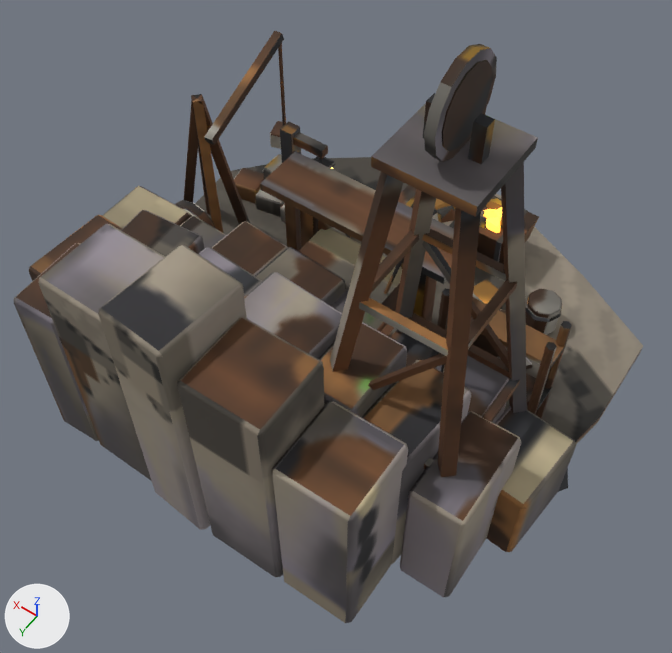
What one commit did to the glTF model game/assets/models/mine.glb.
One viewpoint serves both versions: a camera (50 mm lens) standing at (-0.722, 1.022, 1.694) and looking at (-0.093, 0.141, 0.311). The lights are fixed; the arrows at lower left show +X, +Y and +Z. The picture after the commit comes second. Vertices at exactly the same position are counted once.

The first picture shows 'mine'.
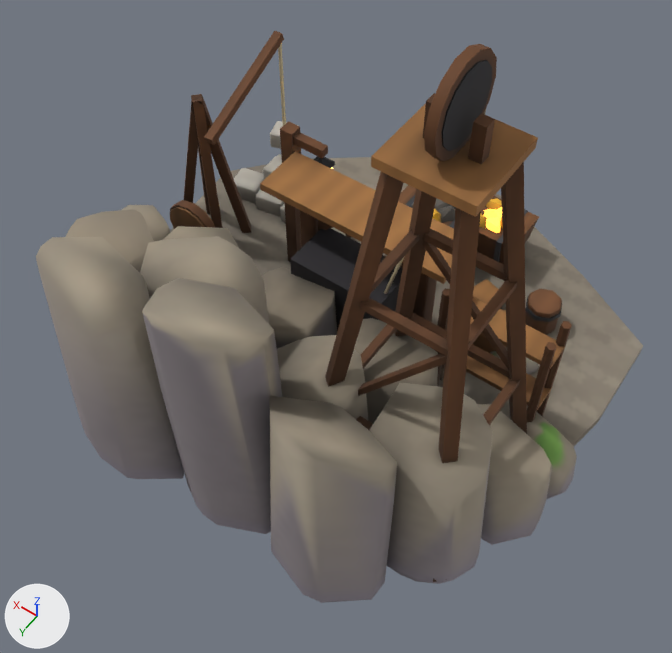
Pixel boxes [x1, y1, x2, y2] of what changed, in the pictures (672 x 653 px):
'mine', reshaped: before [14, 31, 643, 623]; after [36, 31, 643, 603]
part 1 of me_mine, rebuilt (6% shorter): before [272, 401, 408, 623]; after [269, 395, 397, 603]
part 2 of me_mine, rebuilt (10% shorter): before [319, 322, 407, 417]; after [277, 335, 368, 420]
part 3 of me_mine, rebuilt: before [487, 406, 576, 552]; after [477, 404, 552, 545]
part 4 of me_mine, rebuilt: before [177, 318, 324, 577]; after [142, 278, 282, 534]
part 5 of me_mine, rebuilt: before [180, 216, 226, 248]; after [163, 226, 239, 248]
part 6 of me_mine, rebuilt: before [199, 247, 262, 297]; after [140, 236, 269, 324]
part 7 of me_mine, rebuilt: before [102, 186, 191, 229]; after [122, 205, 171, 242]
part 8 of me_mine, rebuilt: before [390, 331, 439, 367]; after [354, 318, 438, 424]
part 9 of me_mine, rebuilt: before [39, 224, 165, 480]; after [36, 237, 184, 479]
part 10 of me_mine, rebuilt (9% taller): before [400, 411, 521, 597]; after [369, 382, 493, 584]
part 11 of me_mine, rebuilt: before [29, 215, 122, 281]; after [66, 209, 154, 272]
part 12 of me_mine, rebuilt: before [255, 247, 345, 306]; after [262, 267, 337, 349]
part 13 of me_mine, rebuilt (mostly hidden before): before [558, 468, 568, 492]; after [509, 412, 577, 499]
part 14 of me_mine, rebuilt (mostly hidden): before [497, 348, 532, 369]; after [490, 347, 538, 374]
part 15 of me_mine, deleted: before [14, 243, 99, 441]
part 16 of me_mine, deleted: before [362, 360, 471, 564]
part 17 of me_mine, deleted: before [98, 210, 509, 530]
part 18 of me_mine, surface changed: before [175, 31, 621, 477]; after [170, 31, 621, 582]

What the commit changed:
me_mine is used by ob_mine; location (0.0, -0.12, 0.0).
me_mine had 1882 vertices, 3252 faces and spanned x -0.573..0.585, y -0.525..0.635, z -0.04..1.013.
me_mine now has 1851 vertices, 3061 faces and spans x -0.575..0.586, y -0.525..0.629, z -0.04..1.013.
me_mine part 1: the loose piece of 24 vertices spanning x -0.379..-0.222, y 0.457..0.624, z 0.0..0.427 is rebuilt with 32 vertices and now spans x -0.383..-0.143, y 0.428..0.618, z -0.01..0.501.
me_mine part 2: the loose piece of 24 vertices spanning x -0.267..-0.153, y 0.287..0.458, z 0.0..0.413 is rebuilt with 36 vertices and now spans x -0.256..-0.008, y 0.301..0.49, z -0.01..0.398.
me_mine part 3: the loose piece of 24 vertices spanning x -0.565..-0.408, y 0.133..0.329, z 0.0..0.196 is rebuilt with 37 vertices and now spans x -0.567..-0.297, y 0.135..0.332, z -0.01..0.204.
me_mine part 4: the loose piece of 24 vertices spanning x -0.22..-0.05, y 0.462..0.629, z 0.0..0.527 is rebuilt with 38 vertices and now spans x -0.157..0.08, y 0.437..0.602, z -0.01..0.599.
me_mine part 5: the loose piece of 24 vertices spanning x 0.261..0.398, y 0.131..0.328, z 0.0..0.226 is rebuilt with 28 vertices and now spans x 0.176..0.412, y 0.118..0.318, z -0.01..0.228.
me_mine part 6: the loose piece of 24 vertices spanning x 0.027..0.193, y 0.297..0.5, z 0.0..0.402 is rebuilt with 34 vertices and now spans x -0.024..0.284, y 0.286..0.477, z -0.01..0.45.
me_mine part 7: the loose piece of 24 vertices spanning x 0.397..0.558, y 0.125..0.308, z 0.0..0.219 is rebuilt with 38 vertices and now spans x 0.408..0.562, y 0.122..0.324, z -0.01..0.203.
me_mine part 8: the loose piece of 24 vertices spanning x -0.265..-0.147, y 0.113..0.324, z 0.0..0.254 is rebuilt with 36 vertices and now spans x -0.311..-0.05, y 0.127..0.322, z -0.01..0.275.
me_mine part 9: the loose piece of 24 vertices spanning x 0.098..0.27, y 0.442..0.611, z 0.0..0.533 is rebuilt with 36 vertices and now spans x 0.078..0.378, y 0.447..0.629, z -0.01..0.516.
me_mine part 10: the loose piece of 24 vertices spanning x -0.5..-0.388, y 0.27..0.477, z 0.0..0.312 is rebuilt with 32 vertices and now spans x -0.507..-0.255, y 0.278..0.478, z -0.01..0.354.
me_mine part 11: the loose piece of 24 vertices spanning x 0.341..0.502, y 0.297..0.5, z 0.0..0.304 is rebuilt with 36 vertices and now spans x 0.274..0.504, y 0.266..0.481, z -0.01..0.335.
me_mine part 12: the loose piece of 24 vertices spanning x -0.031..0.134, y 0.126..0.329, z 0.0..0.287 is rebuilt with 36 vertices and now spans x -0.045..0.183, y 0.115..0.326, z -0.01..0.259.
me_mine part 13: the loose piece of 17 vertices spanning x -0.573..-0.381, y 0.039..0.2, z -0.04..0.1 is rebuilt with 28 vertices and now spans x -0.575..-0.38, y 0.03..0.21, z -0.02..0.11.
me_mine part 14: the loose piece of 16 vertices spanning x -0.386..-0.273, y -0.125..-0.038, z -0.04..0.035 is rebuilt with 22 vertices and now spans x -0.39..-0.272, y -0.13..-0.031, z -0.02..0.05.
me_mine part 15: the loose piece of 24 vertices spanning x 0.268..0.382, y 0.434..0.612, z 0.0..0.41 is deleted.
me_mine part 16: the loose piece of 24 vertices spanning x -0.394..-0.262, y 0.27..0.482, z 0.0..0.377 is deleted.
me_mine part 17: 144 vertices removed from x -0.413..0.347, y 0.11..0.635, z 0.0..0.588.
me_mine part 18: 2138 kept faces spanning x -0.556..0.578, y -0.525..0.543, z -0.01..1.013 get new texture (UV) coordinates.
Other edits to the shape of me_mine do not show in these pictures.
